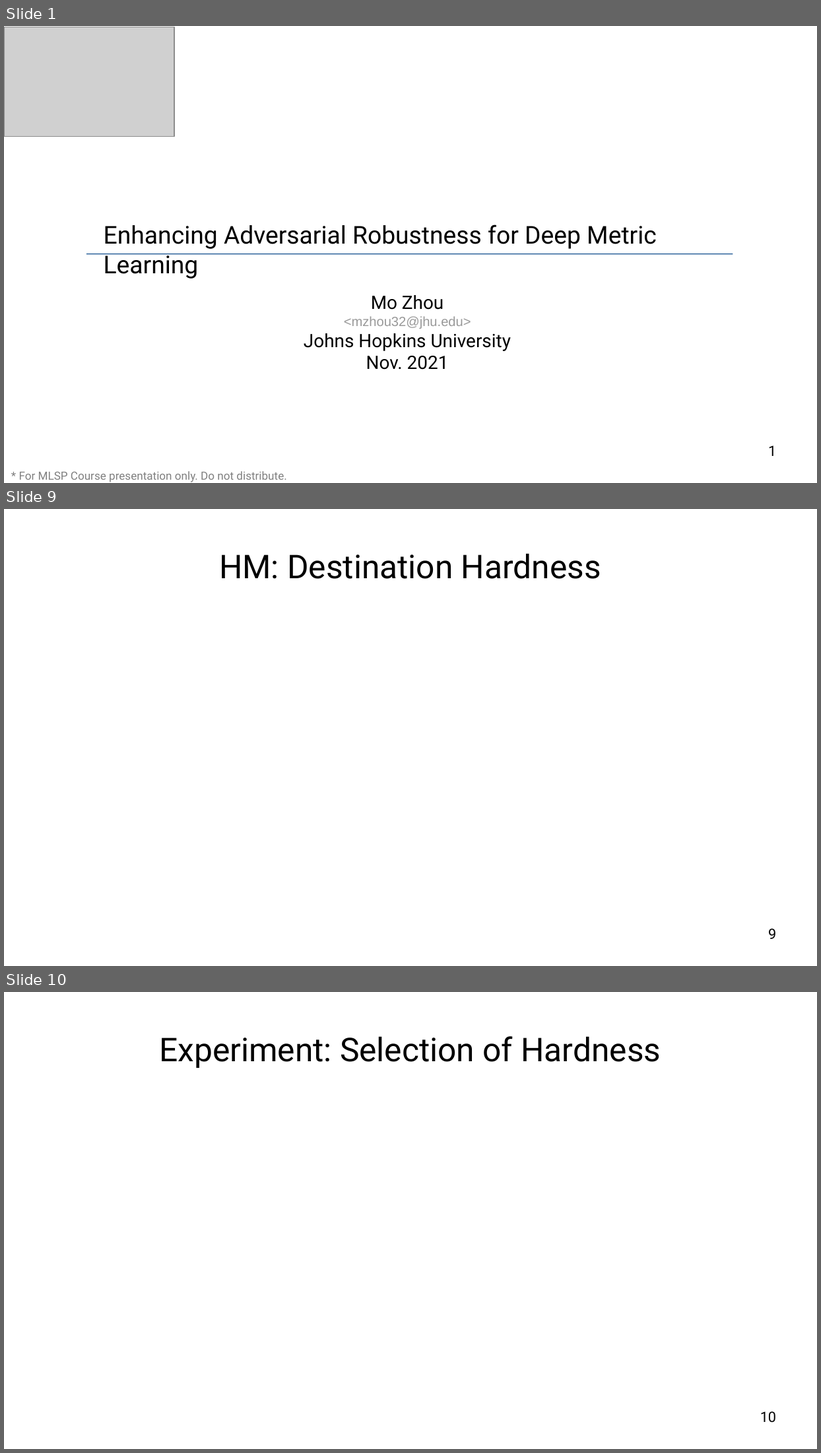
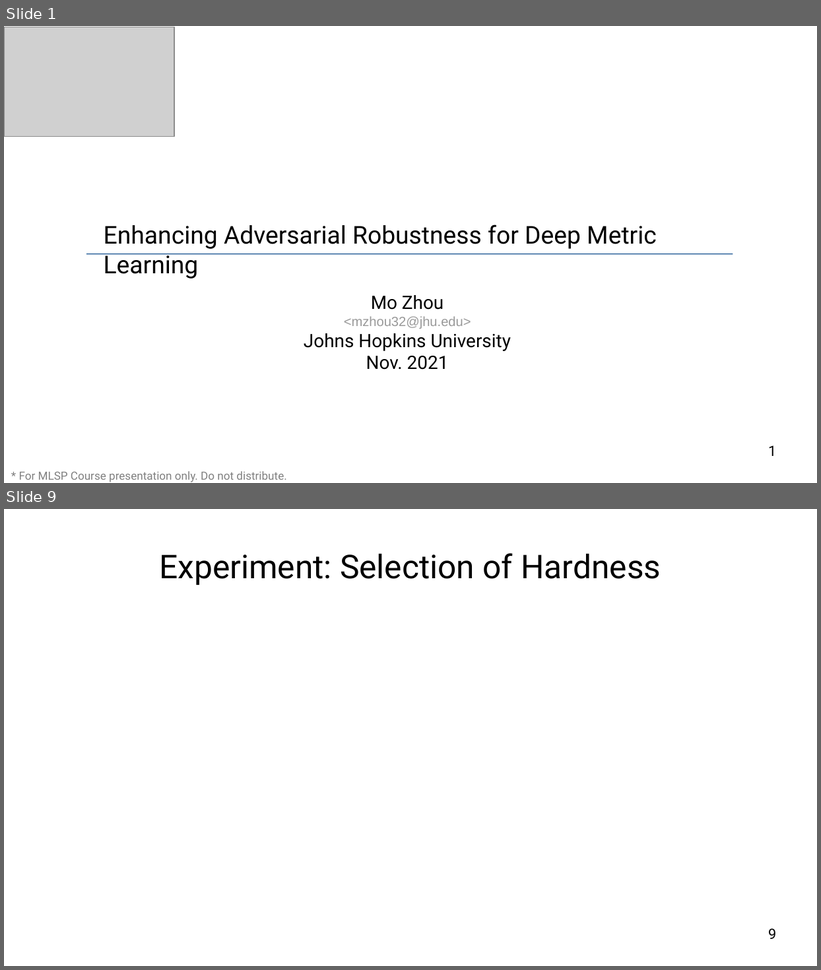
Before and after one commit to cdluminate/robdml, a slide deck: slides/slides.odp. Shown one above the other, each under a label of ours: slides 1, 9 and 10 before the commit, slides 1 and 9 after it; the slides between them are not shown. The pictures are 821x1453 and 821x970 pixels, drawn with LibreOffice and Linux fonts; fonts in the diff are those of the drawing; grey boxes stand for pictures. Boxes give left, top, right and bottom in pixels: in the first picture for what was removed or moved away, otherwise in the second. Text is boxed around its words. In the diff, an @@ line names an element or a change of style, - is before the commit and + after.

```diff
--- a/slides/slides.odp
+++ b/slides/slides.odp
@@ slide 9 removed at <box>4,509,817,966</box>, background #FFFFFF @@
@@ title removed at <box>219,553,601,579</box> @@
-HM: Destination Hardness
@@ page number removed at <box>768,929,776,939</box> @@
-9
@@ what was slide 10 is now slide 9 @@
@@ page number at <box>768,929,776,939</box>: text changed @@
-10
+9
```
Also in this commit, not shown: 7 slides added, 7 other slides removed.
